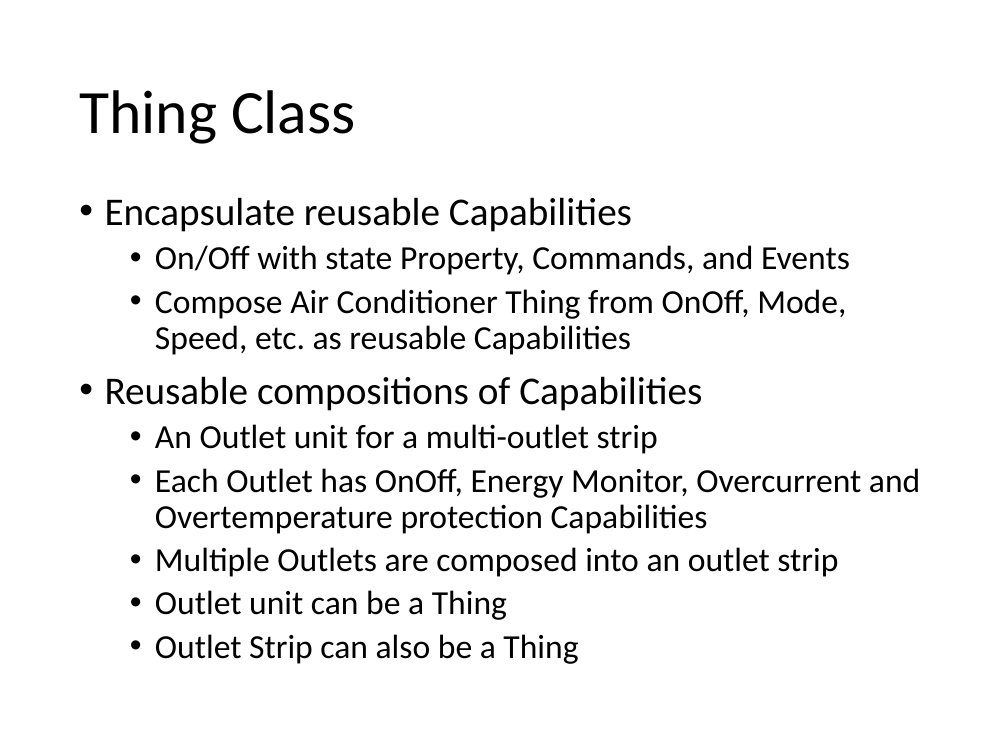
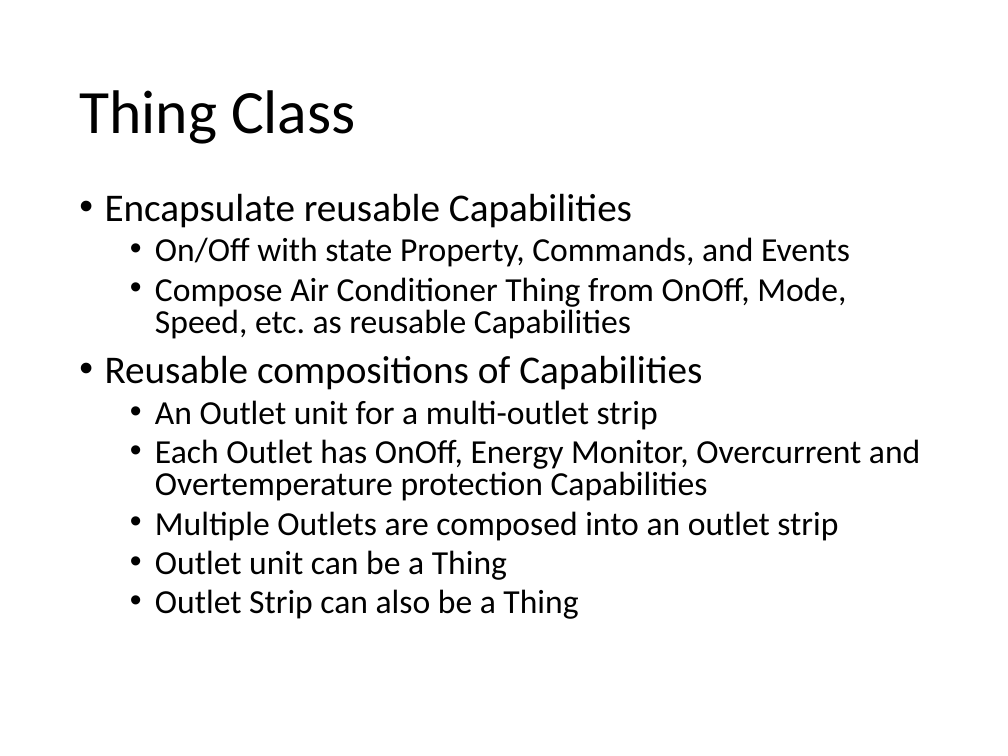
Before and after one commit to iot-schema-collab/teleconferences, a slide deck: slide 5 of iotschema-20200220.pptx. Drawn at 1008x756 pixels with LibreOffice and Linux fonts; fonts in the diff are those of the drawing. Boxes give left, top, right and bottom in pixels: in the first picture for what was removed or moved away, otherwise in the second. Text is boxed around its words. In the diff, an @@ line names an element or a change of style, - is before the commit and + after.

```diff
--- a/iotschema-20200220.pptx
+++ b/iotschema-20200220.pptx
@@ text "Encapsulate reusable Capabilities" at (105,193,920,619): line spacing 0.9 to 0.8 @@
```
Also in this commit, not shown: 4 slides added, 1 other file.
